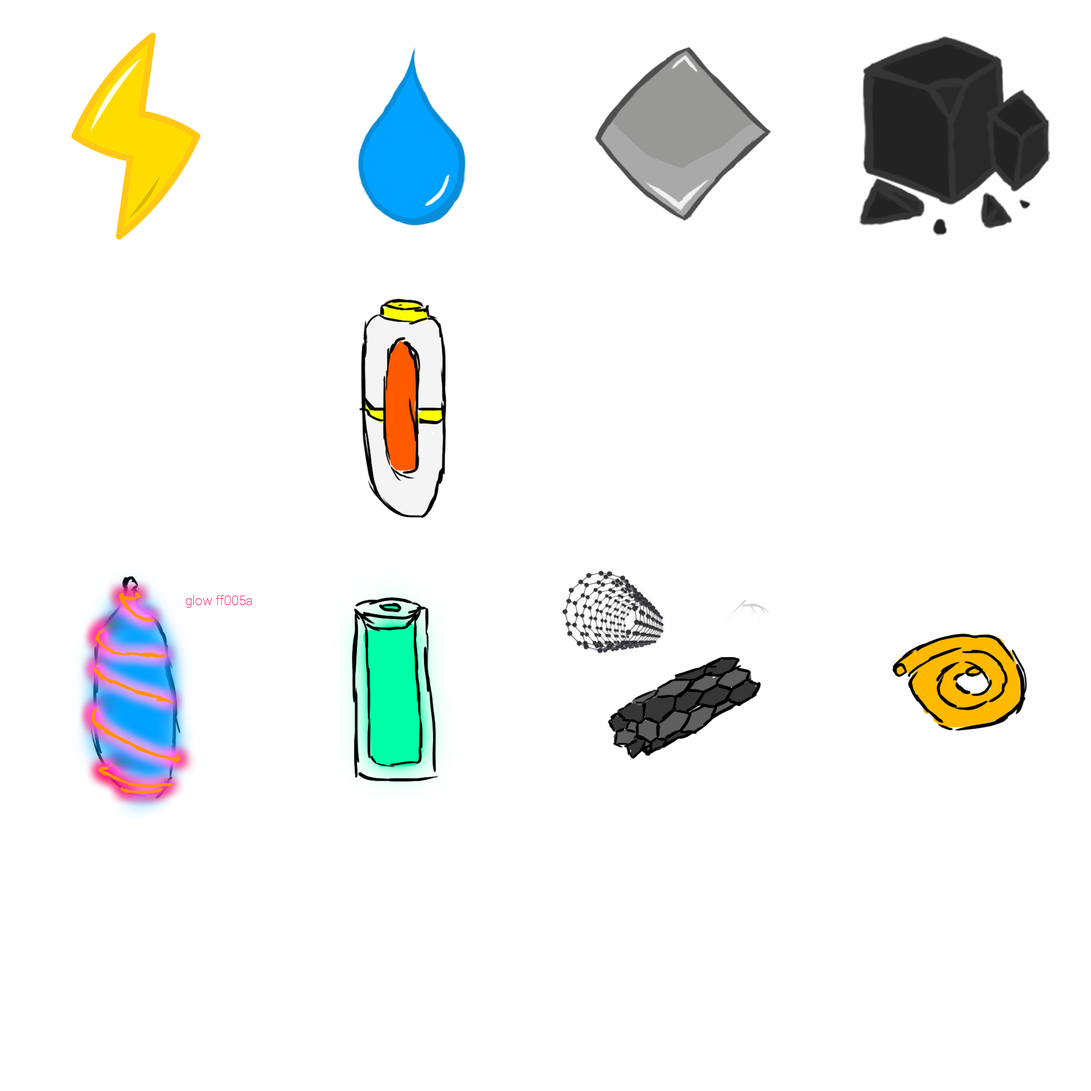
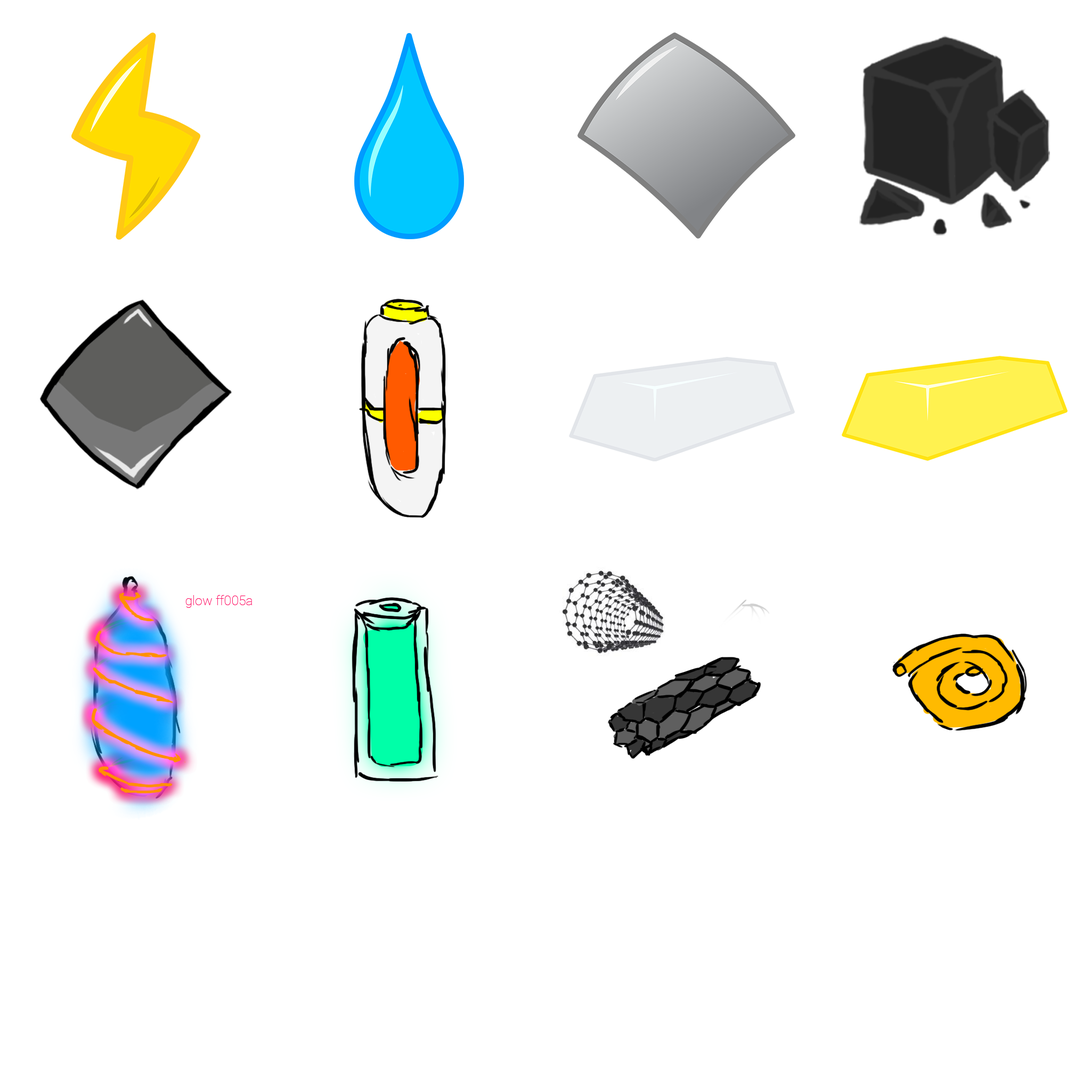
The second 1091px x 1091px image is a revision of the first. Changes to its layers:
showed group "Gold" (5 layers) over <box>842,356,1069,462</box>
added layer "Gold Icon" in group "Gold" over <box>842,356,1069,462</box>
showed group "Silver" (5 layers) over <box>569,357,796,462</box>
added layer "Silver Icon" in group "Silver" over <box>569,357,796,462</box>
showed group "Composite Metal" (4 layers) over <box>39,298,233,490</box>
added group "PH" (3rd of 6, in "Composite Metal") with 3 layers in group "Composite Metal" over <box>39,298,233,490</box>
moved "Outline" (4th of 6, in "Composite Metal" › "PH") into group "PH" over <box>39,298,233,490</box>
moved "Layer 6" (3rd of 4, in "Composite Metal" › "PH") into group "PH" over <box>92,308,166,480</box>
moved "Layer 5" (3rd of 4, in "Composite Metal" › "PH") into group "PH" over <box>44,301,228,486</box>
added layer "Metal Icon" in group "Metal" over <box>577,32,796,239</box>
moved "Outline" (5th of 6, in "Metal" › "PH") into group "PH" over <box>594,45,772,222</box>
moved "Layer 6" (4th of 4, in "Metal" › "PH") into group "PH" over <box>643,54,711,212</box>
moved "Layer 5" (4th of 4, in "Metal" › "PH") into group "PH" over <box>599,47,767,218</box>
added layer "Water Icon" in group "Water" over <box>354,33,465,240</box>
moved "Shine" into group "PH" over <box>424,174,451,208</box>
moved "Outline" (6th of 6, in "Water" › "PH") into group "PH" over <box>357,46,467,226</box>
moved "Fill" into group "PH" over <box>360,65,464,224</box>
